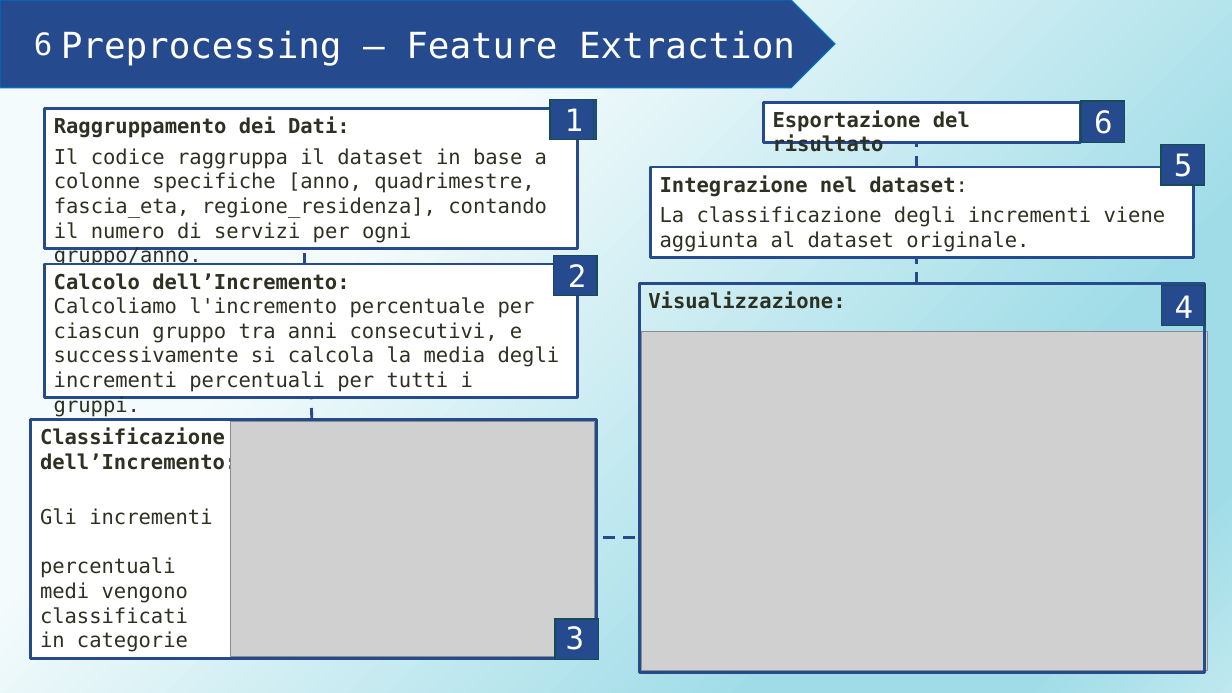
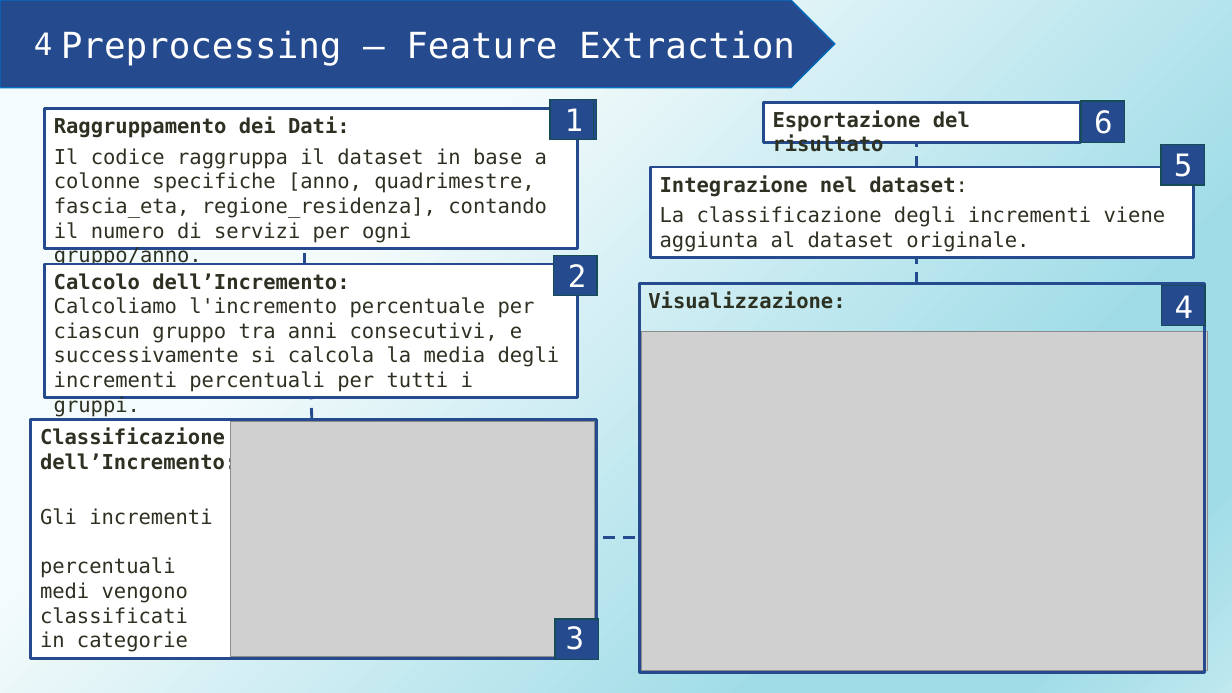
Before and after one commit to AlessiaRossi/Teleassistance-Supervised-Clustering, a slide deck: slide 8 of myLib/Presentazione_proggetto_FIA.pptx (slide 10 before the commit). Drawn at 1232x693 pixels with LibreOffice and Linux fonts; fonts in the diff are those of the drawing; grey boxes stand for pictures. Boxes give left, top, right and bottom in pixels: in the first picture for what was removed or moved away, otherwise in the second. Text is boxed around its words. In the diff, an @@ line names an element or a change of style, - is before the commit and + after.

```diff
--- a/myLib/Presentazione_proggetto_FIA.pptx
+++ b/myLib/Presentazione_proggetto_FIA.pptx
@@ text at <box>34,32,53,55</box>: text changed @@
-6
+4
```
Also in this commit, not shown: 15 other slides changed, 1 slide added, 2 slides removed, 3 other files.
